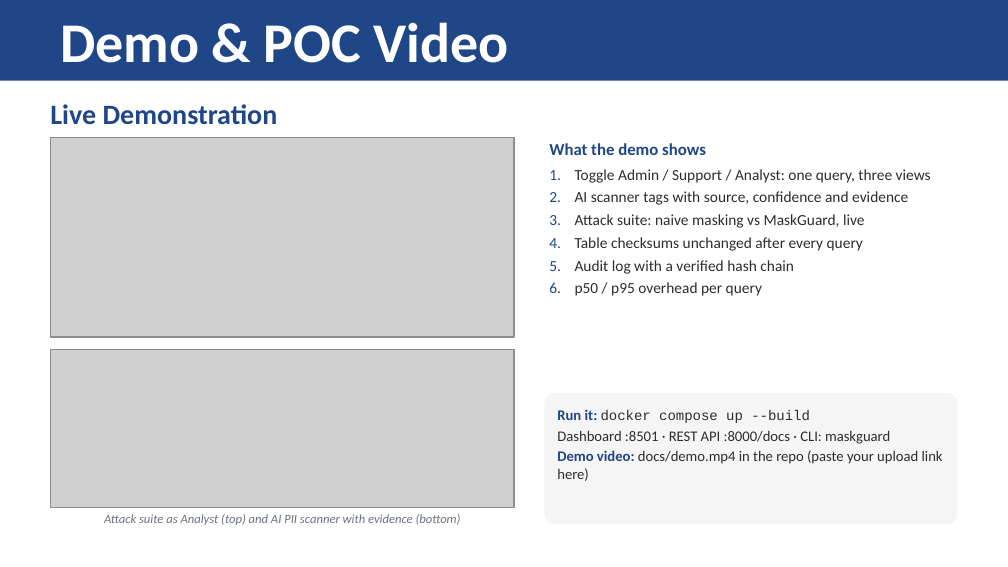
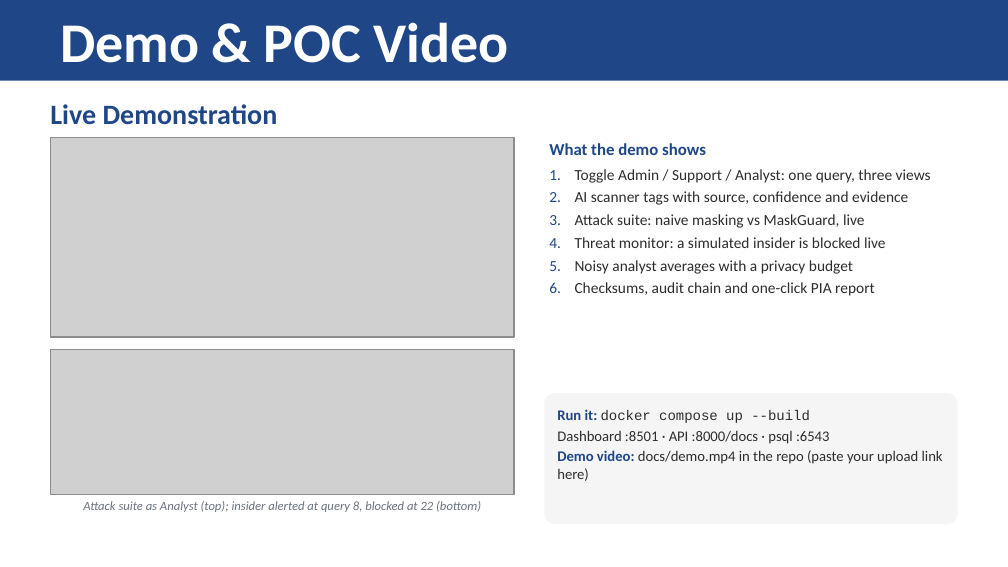
Before and after one commit to hotaro6754/mask, a slide deck: slide 7 of docs/MaskGuard_Round1_Submission.pptx. Drawn at 1008x567 pixels with LibreOffice and Linux fonts; fonts in the diff are those of the drawing; grey boxes stand for pictures. Boxes give left, top, right and bottom in pixels: in the first picture for what was removed or moved away, otherwise in the second. Text is boxed around its words. In the diff, an @@ line names an element or a change of style, - is before the commit and + after.

```diff
--- a/docs/MaskGuard_Round1_Submission.pptx
+++ b/docs/MaskGuard_Round1_Submission.pptx
@@ text at (575, 237, 886, 296): text changed @@
-4. Table checksums unchanged after every query
-5. Audit log with a verified hash chain
-6. p50 / p95 overhead per query
+4. Threat monitor: a simulated insider is blocked live
+5. Noisy analyst averages with a privacy budget
+6. Checksums, audit chain and one-click PIA report
@@ picture: place and size @@
-picture at (50, 349, 514, 507)
+picture at (50, 349, 514, 494)
@@ text in rounded rectangle at (557, 430, 830, 444): text changed @@
-Dashboard :8501 · REST API :8000/docs · CLI: maskguard
+Dashboard :8501 · API :8000/docs · psql :6543
@@ text at (83, 501, 481, 512): text changed @@
-Attack suite as Analyst (top) and AI PII scanner with evidence (bottom)
+Attack suite as Analyst (top); insider alerted at query 8, blocked at 22 (bottom)
```
Also in this commit, not shown: 2 other slides changed, 27 other files.
